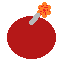
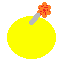
Two versions of the same layered image (64px x 64px). Layer-by-layer changes:
hid "Visible" over [7, 16, 56, 59]
added layer "Visible #1" above "bomb.png" over [7, 16, 56, 59]
